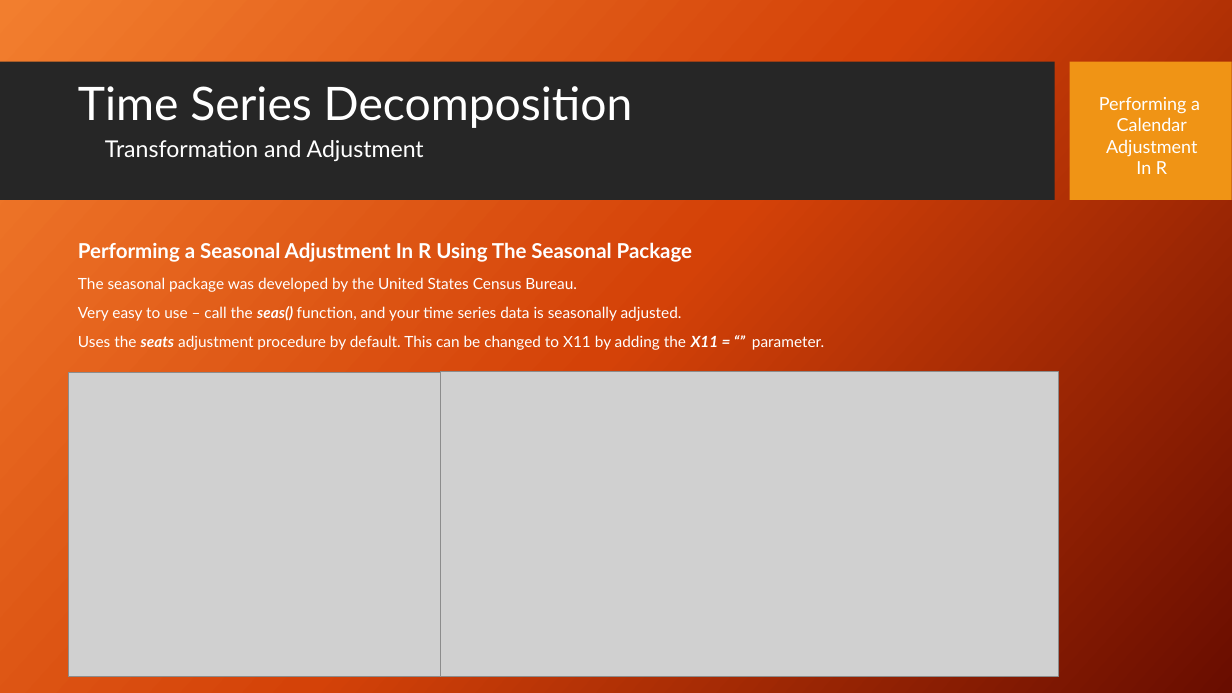
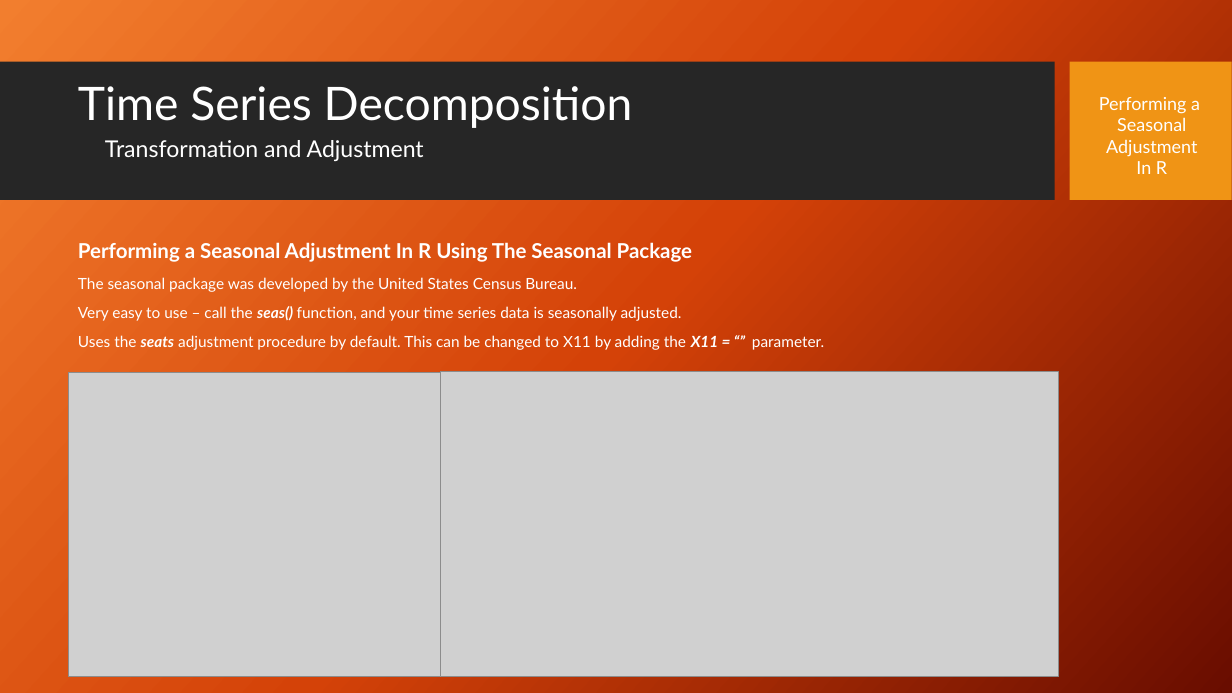
Before and after one commit to stephen-haslett/data-624, a slide deck: slide 12 of Data624TimeSeriesDecompPresentation.pptx (slide 9 before the commit). Drawn at 1232x693 pixels with LibreOffice and Linux fonts; fonts in the diff are those of the drawing; grey boxes stand for pictures; background and template pictures are left out. Boxes give left, top, right and bottom in pixels: in the first picture for what was removed or moved away, otherwise in the second. Text is boxed around its words. In the diff, an @@ line names an element or a change of style, - is before the commit and + after.

```diff
--- a/Data624TimeSeriesDecompPresentation.pptx
+++ b/Data624TimeSeriesDecompPresentation.pptx
@@ text at (1117,117,1186,131): text changed @@
-Calendar
+Seasonal
```
Also in this commit, not shown: 5 other slides changed, 3 slides added.
